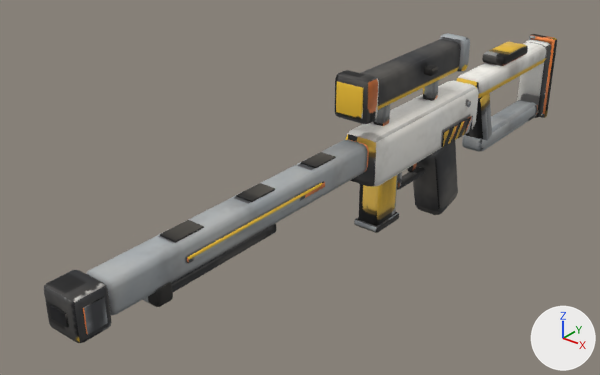
A saved change to the FBX model art/gear/marksman_rifle/marksman_rifle.fbx.
Rendered twice from a 50 mm lens placed at (0.0196, -0.0305, 0.0209), pointed at (-0.0025, -0.0029, 0.0038). The axes (+X, +Y, +Z) are drawn at lower right. The lights are the same throughout. The older version comes first. Where no turn or scale is listed for an object, it has been applied to the vertices.

The scene before the commit, as lines of its bpy script (objects in view):
```python
me_glow = bpy.data.meshes.new('Glow')
me_glow.from_pydata(...)  # 156 vertices, 300 faces; spans x -0.00081..0.00073, y -0.01324..-0.00249, z 0.00569..0.00937
me_glow.materials.append(mat_marksman_rifle)  # picture img_marksman_rifle_color_png
me_handle = bpy.data.meshes.new('Handle')
me_handle.from_pydata(...)  # 1298 vertices, 2200 faces; spans x -0.0011..0.0011, y -0.0182..0.0182, z 0.0..0.0097
me_handle.materials.append(mat_marksman_rifle)  # picture img_marksman_rifle_color_png
me_mag = bpy.data.meshes.new('Mag')
me_mag.from_pydata(...)  # 108 vertices, 196 faces; spans x -0.00074..0.00066, y -0.00094..0.00106, z 0.00154..0.00432
me_mag.materials.append(mat_marksman_rifle)  # picture img_marksman_rifle_color_png
ob_glow = bpy.data.objects.new('Glow', me_glow)
ob_glow.location = (0.0, 0.0, 0.0)
ob_handle = bpy.data.objects.new('Handle', me_handle)
ob_handle.location = (0.0, 0.0, 0.0)
ob_mag = bpy.data.objects.new('Mag', me_mag)
ob_mag.location = (0.0, 0.0, 0.0)
```
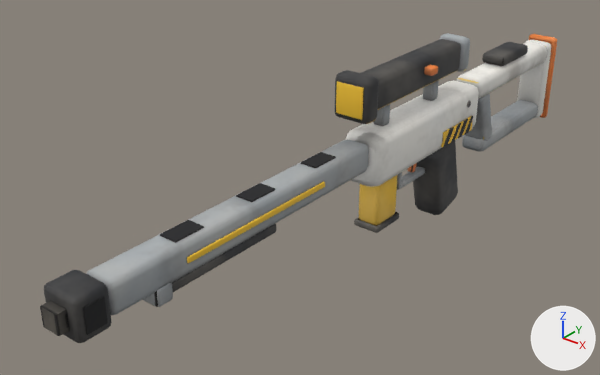
The newer file is also turned or shifted as a whole; pictures and numbers use the older file's frame.

Edits to the bpy script that builds the scene:
```text
Change me_mag:
    where me_mag.from_pydata(...)  # 108 vertices, 196 faces; spans x -0.00074..0.00066, y -0.00094..0.00106, z 0.00154..0.00432
    used by ob_mag; location = (0.0, 0.0, 0.0)
    me_mag part 2: texture (UV) coordinates of 196 of 196 faces, centred in x -0.00074..0.00066, y -0.00094..0.00106, z 0.00154..0.00432, changed; they spanned u 0.0..0.97, v 0.29..0.91 and now span u 0.0..0.96, v 0.41..0.89
Change me_handle:
    where me_handle.from_pydata(...)  # 1298 vertices, 2200 faces; spans x -0.0011..0.0011, y -0.0182..0.0182, z 0.0..0.0097
    used by ob_handle; location = (0.0, 0.0, 0.0)
    me_handle part 1: texture (UV) coordinates of 2190 of 2200 faces, centred in x -0.0011..0.0011, y -0.0182..0.0182, z 0.0..0.0097, changed; they spanned u 0.0..0.99, v 0.0..1.0 and now span u 0.0..0.98, v 0.0..1.0
Add me_muzzle:
    me_muzzle.from_pydata(...)  # a box spanning x -0.00044..0.00036, y -0.018375..-0.017575, z 0.005419..0.006219
    me_muzzle.materials.append(mat_marksman_rifle)  # picture img_marksman_rifle_color_png
Add ob_muzzle:
    ob_muzzle = bpy.data.objects.new('Muzzle', me_muzzle)
    ob_muzzle.location = (0.0, -0.00016, 0.0)
```

What differs and where, as boxes (x1, y1, x2, y2) in the pictures (600 x 375 px):
'Muzzle', added
    after: (40, 300, 69, 336)
part 1 of me_handle, surface changed
    both: (45, 34, 557, 343)
part 2 of me_mag, surface changed (lighter)
    both: (354, 175, 399, 233)
